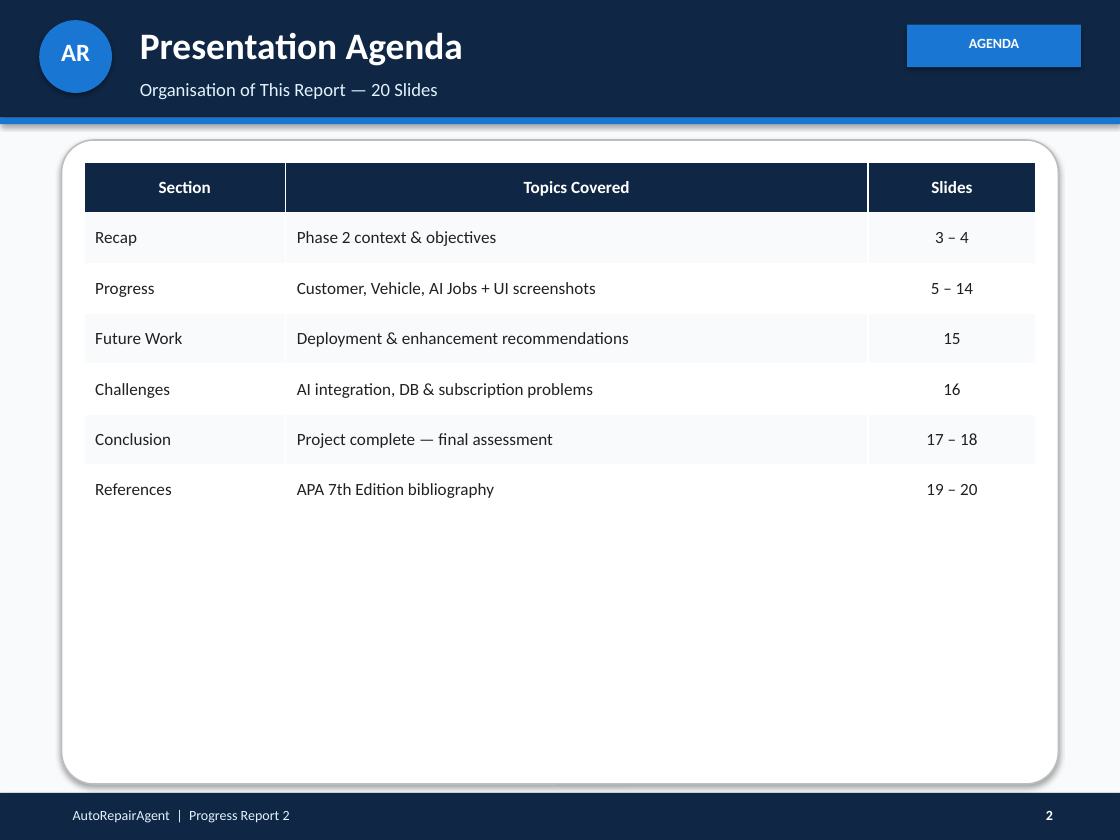
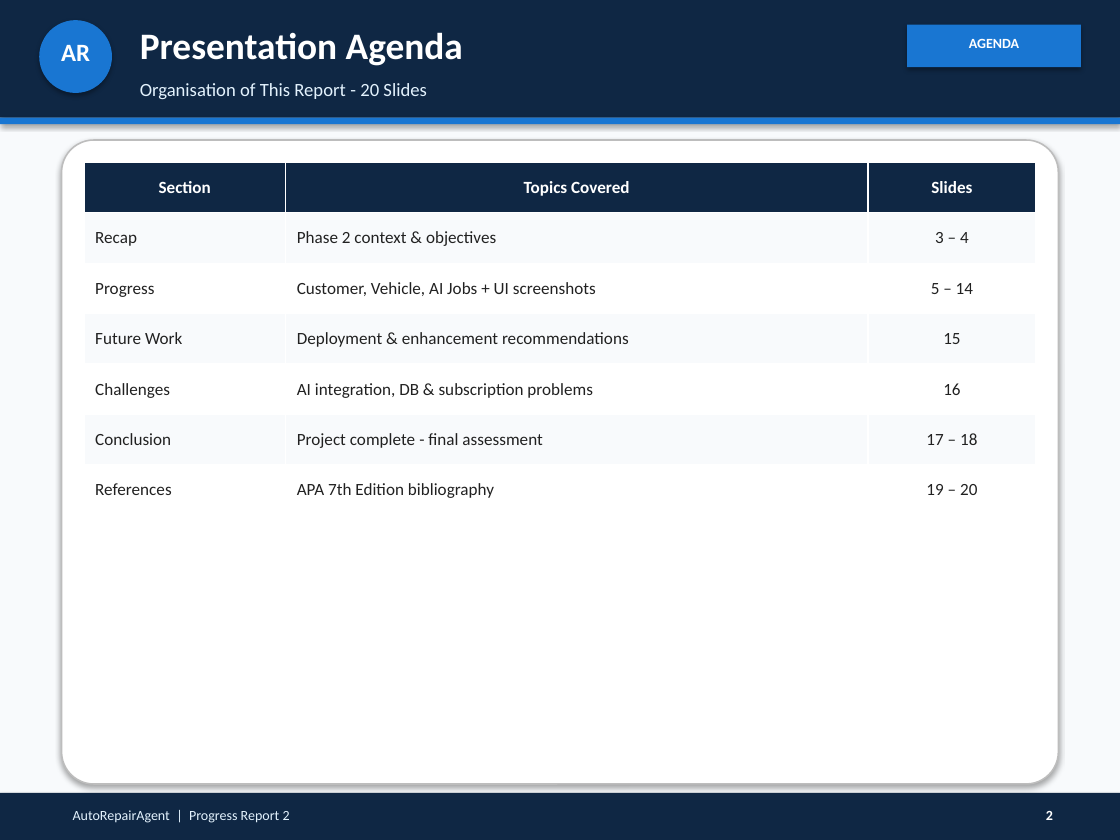
Before and after one commit to anish452/AutoWorkshop, a slide deck: slide 2 of docs/Progress_Report_2_AutoRepairAgent.pptx. Drawn at 1120x840 pixels with LibreOffice and Linux fonts; fonts in the diff are those of the drawing. Boxes give left, top, right and bottom in pixels: in the first picture for what was removed or moved away, otherwise in the second. Text is boxed around its words. In the diff, an @@ line names an element or a change of style, - is before the commit and + after.

```diff
--- a/docs/Progress_Report_2_AutoRepairAgent.pptx
+++ b/docs/Progress_Report_2_AutoRepairAgent.pptx
@@ text at bbox=[140, 83, 426, 99]: text changed @@
-Organisation of This Report — 20 Slides
+Organisation of This Report - 20 Slides
@@ table at bbox=[84, 162, 1036, 515] @@
-row 6, column 2: Project complete — final assessment
+row 6, column 2: Project complete - final assessment
```
Also in this commit, not shown: 18 other slides changed, 1 slide removed, 15 other files.
